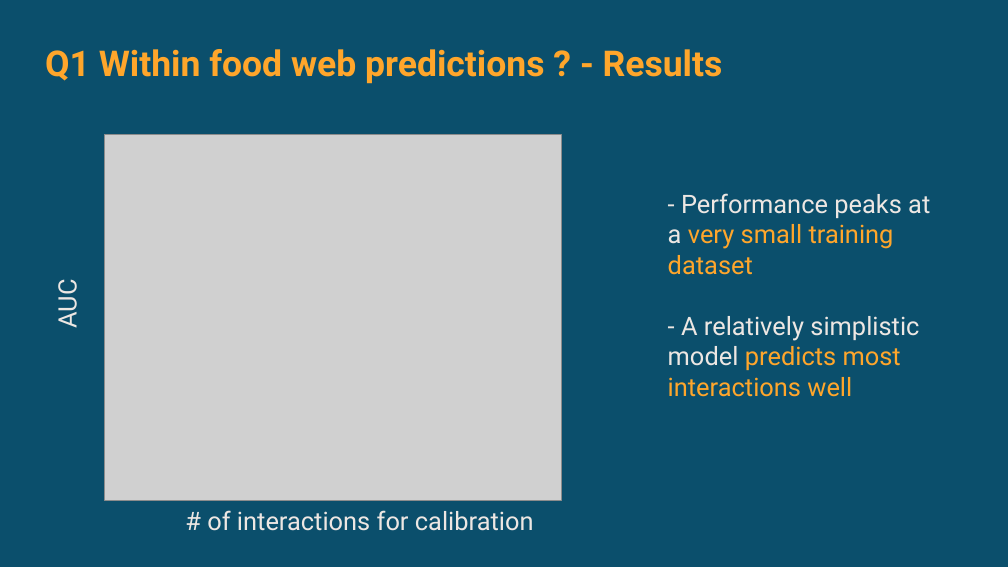
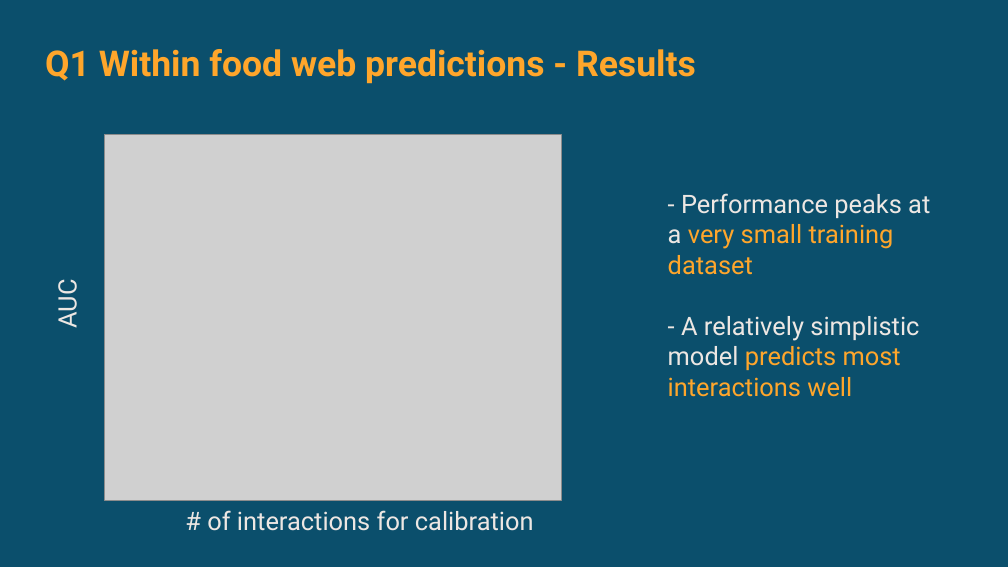
Before and after one commit to DominiqueCaron/ESA2022_talk, a slide deck: slide 8 of slides.odp. Drawn at 1008x567 pixels with LibreOffice and Linux fonts; fonts in the diff are those of the drawing; grey boxes stand for pictures. Boxes give left, top, right and bottom in pixels: in the first picture for what was removed or moved away, otherwise in the second. Text is boxed around its words. In the diff, an @@ line names an element or a change of style, - is before the commit and + after.

```diff
--- a/slides.odp
+++ b/slides.odp
@@ text at [45, 49, 696, 84]: text changed @@
-Q1 Within food web predictions ? - Results
+Q1 Within food web predictions - Results
```
Also in this commit, not shown: 3 other slides changed, 2 other files.
